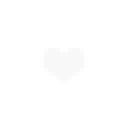
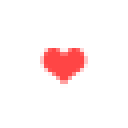
Layers edited between the first and the second (128, 128) image:
painted on "形状 1" over [40, 48, 88, 88]
